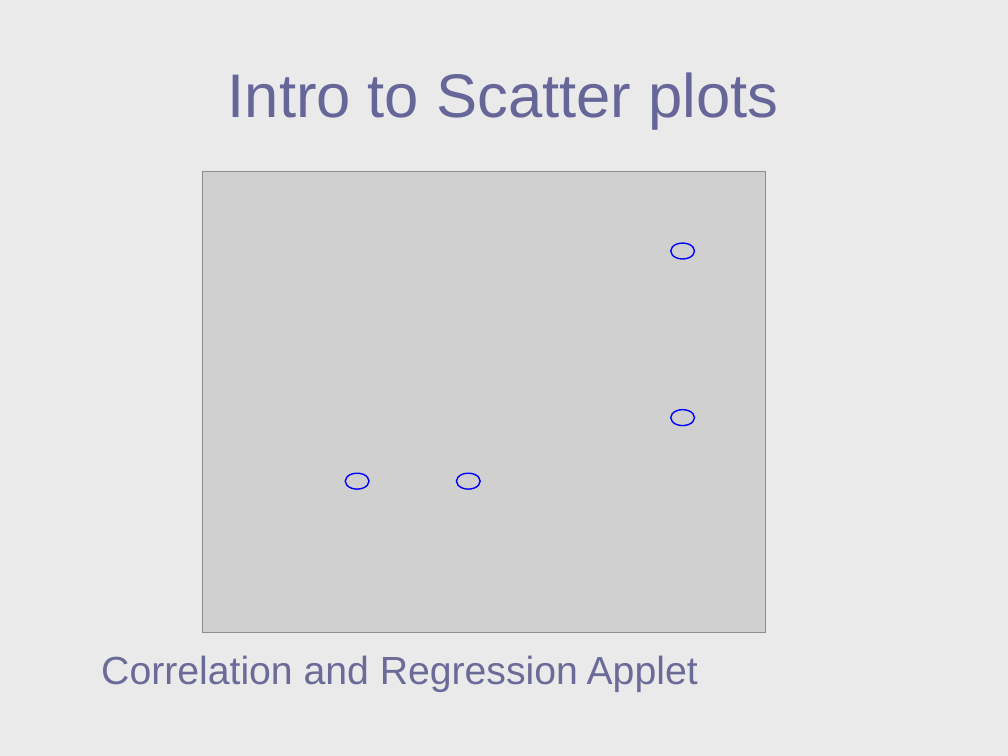
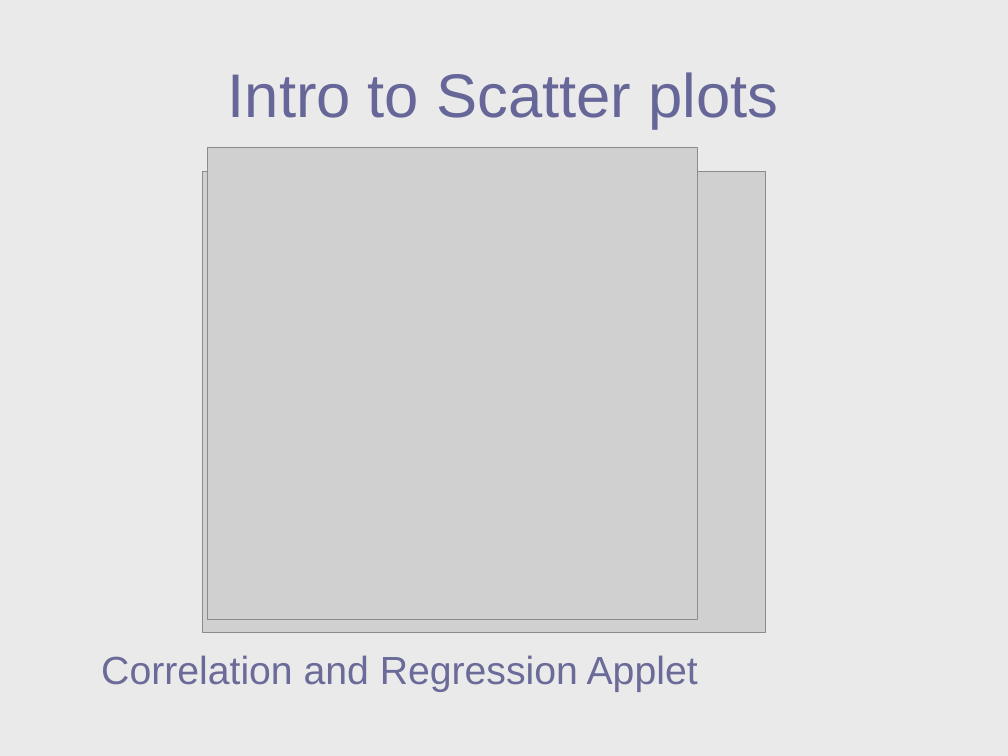
Before and after one commit to sreekanthvk/Data-Science-for-Business-Decisions, a slide deck: slide 37 of Reading Materials/EDA/Exploratory Data Analysis.ppt. Drawn at 1008x756 pixels with LibreOffice and Linux fonts; fonts in the diff are those of the drawing; grey boxes stand for pictures. Boxes give left, top, right and bottom in pixels: in the first picture for what was removed or moved away, otherwise in the second. Text is boxed around its words. In the diff, an @@ line names an element or a change of style, - is before the commit and + after.

```diff
--- a/Reading Materials/EDA/Exploratory Data Analysis.ppt
+++ b/Reading Materials/EDA/Exploratory Data Analysis.ppt
@@ picture added at (208, 148, 698, 620) @@
@@ ellipse removed at (670, 243, 695, 259) @@
@@ ellipse removed at (670, 409, 695, 425) @@
@@ ellipse removed at (346, 473, 370, 489) @@
@@ ellipse removed at (457, 473, 481, 489) @@
```
Also in this commit, not shown: 4 other slides changed, 8 slides added, 2 other files.
